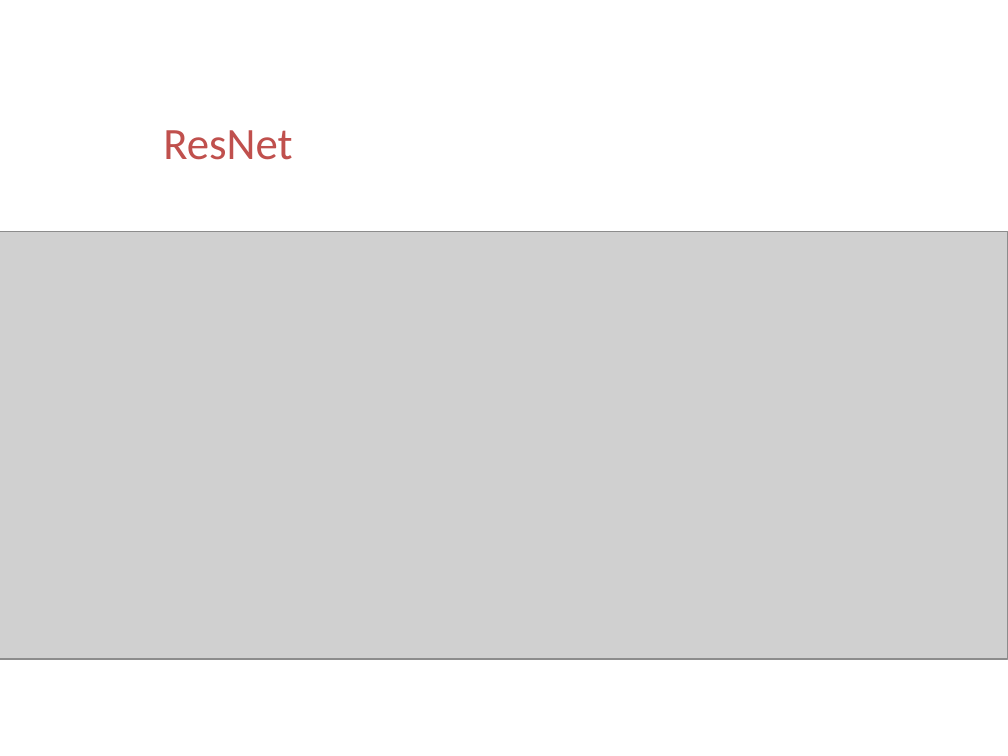
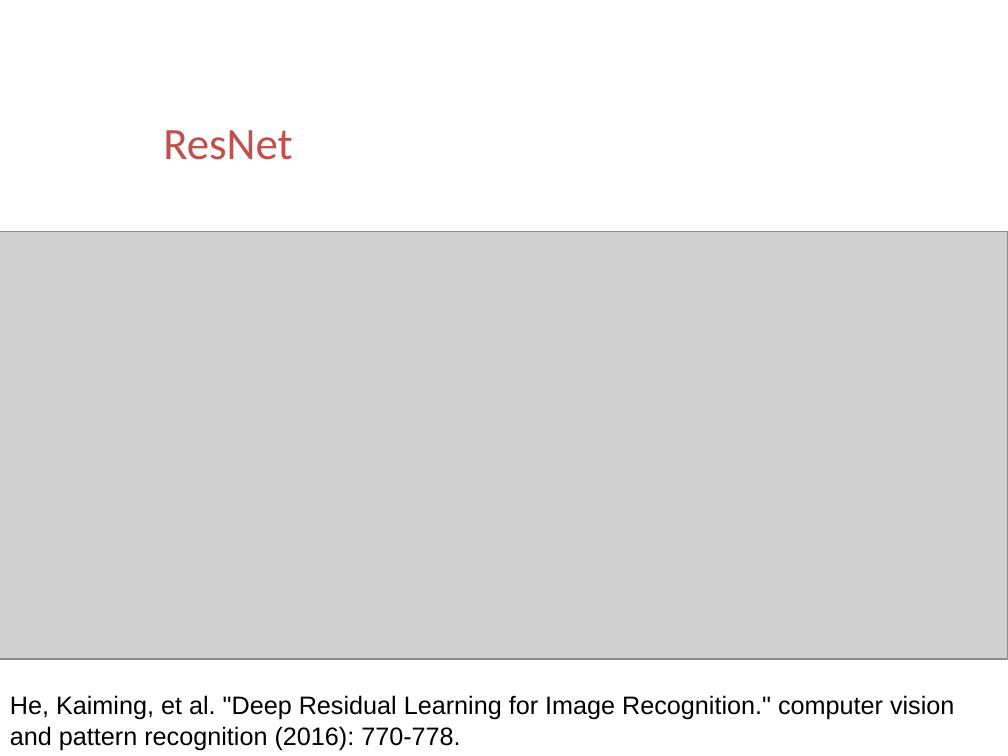
Before and after one commit to ttomchy/CV_2Project, a slide deck: slide 23 of presentation.pptx. Drawn at 1008x756 pixels with LibreOffice and Linux fonts; fonts in the diff are those of the drawing; grey boxes stand for pictures; background and template pictures are left out. Boxes give left, top, right and bottom in pixels: in the first picture for what was removed or moved away, otherwise in the second. Text is boxed around its words. In the diff, an @@ line names an element or a change of style, - is before the commit and + after.

```diff
--- a/presentation.pptx
+++ b/presentation.pptx
@@ text added at box(10, 695, 954, 750), 18 pt, text #000000 @@
+He, Kaiming, et al. "Deep Residual Learning for Image Recognition." computer vision and pattern recognition (2016): 770-778.
```
Also in this commit, not shown: 10 other slides changed, 1 slide added, 1 slide removed.
